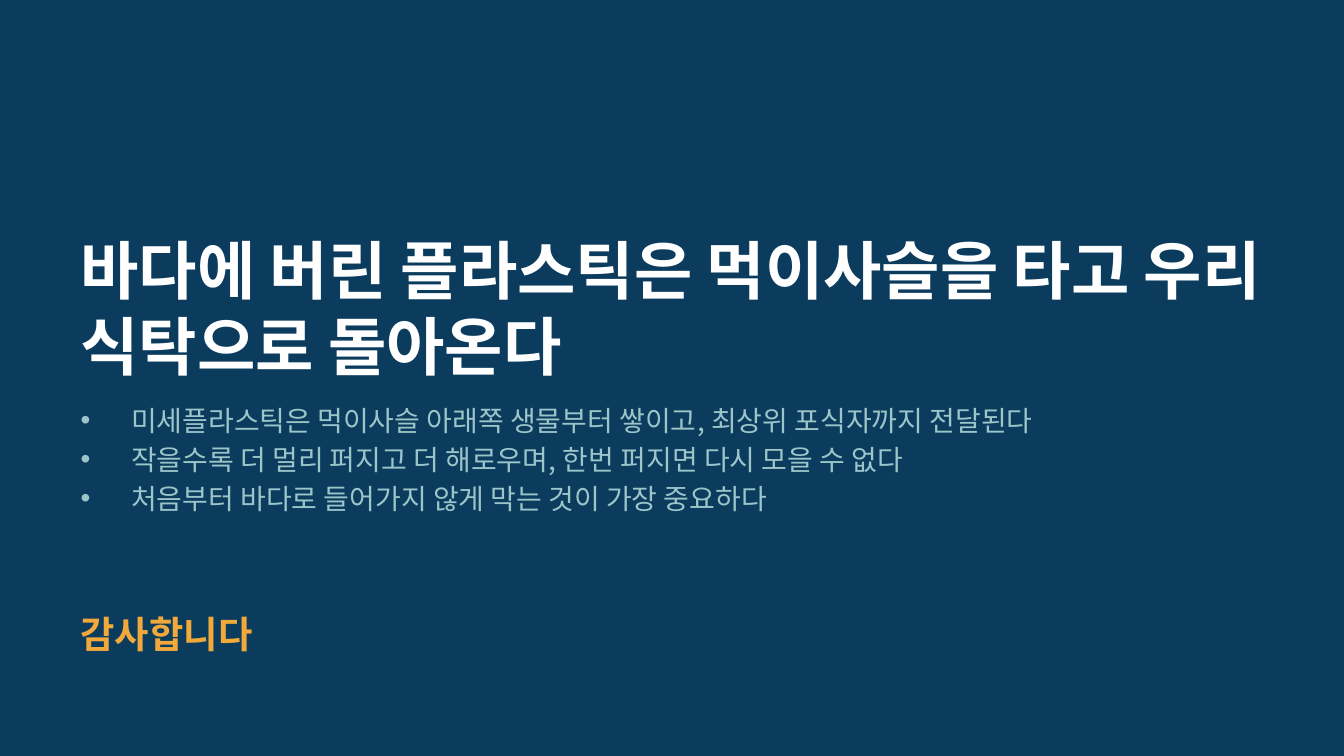
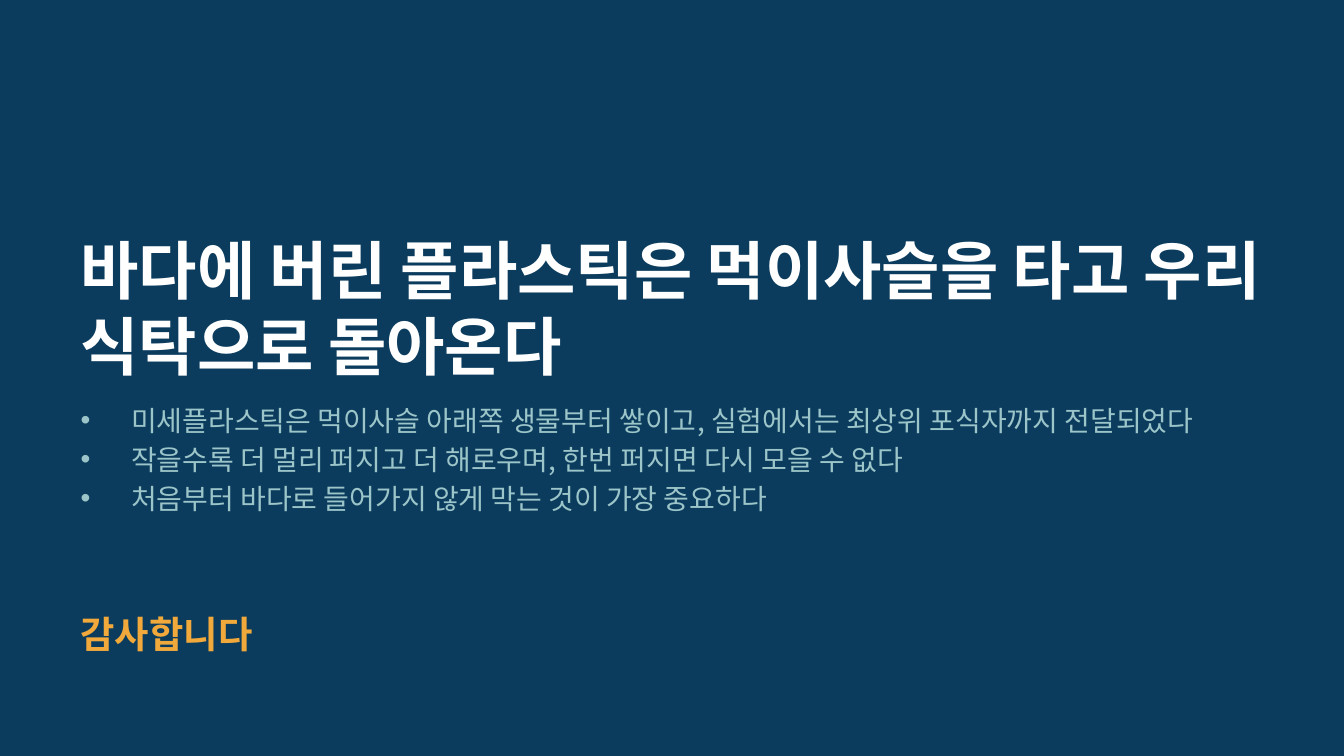
Before and after one commit to packsunjin/Graph, a slide deck: slide 12 of reports/미세플라스틱_발표_10605_박선진.pptx. Drawn at 1344x756 pixels with LibreOffice and Linux fonts; fonts in the diff are those of the drawing. Boxes give left, top, right and bottom in pixels: in the first picture for what was removed or moved away, otherwise in the second. Text is boxed around its words. In the diff, an @@ line names an element or a change of style, - is before the commit and + after.

```diff
--- a/reports/미세플라스틱_발표_10605_박선진.pptx
+++ b/reports/미세플라스틱_발표_10605_박선진.pptx
@@ text at (131,407,1194,436): text changed @@
-• 미세플라스틱은 먹이사슬 아래쪽 생물부터 쌓이고, 최상위 포식자까지 전달된다
+• 미세플라스틱은 먹이사슬 아래쪽 생물부터 쌓이고, 실험에서는 최상위 포식자까지 전달되었다
```
Also in this commit, not shown: 1 other file.
